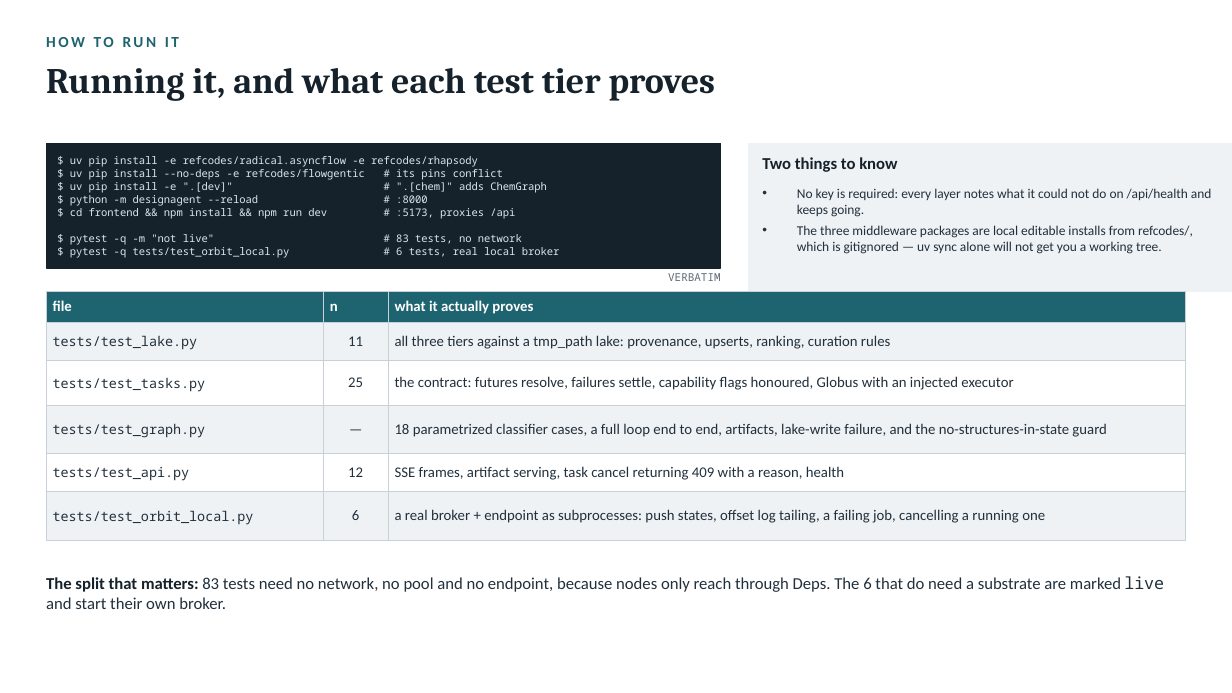
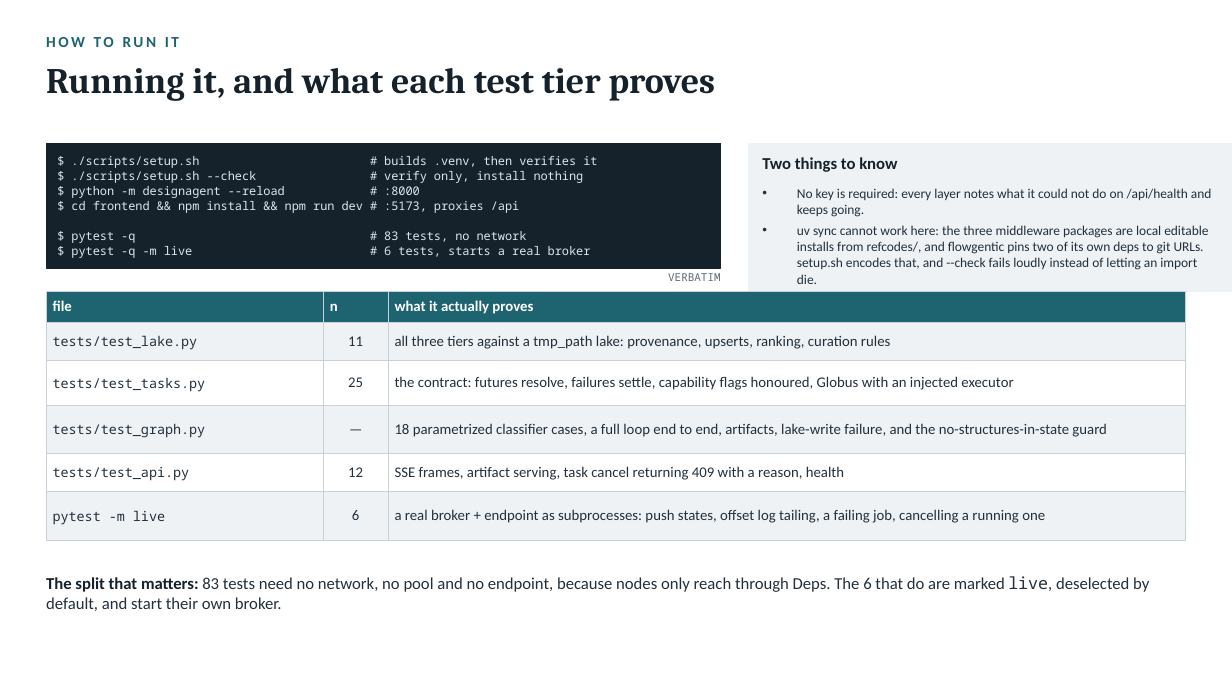
Before and after one commit to drawadiagram/rePEAT, a slide deck: slide 16 of slides/designagent-codewalk.pptx. Drawn at 1232x693 pixels with LibreOffice and Linux fonts; fonts in the diff are those of the drawing. Boxes give left, top, right and bottom in pixels: in the first picture for what was removed or moved away, otherwise in the second. Text is boxed around its words. In the diff, an @@ line names an element or a change of style, - is before the commit and + after.

```diff
--- a/slides/designagent-codewalk.pptx
+++ b/slides/designagent-codewalk.pptx
@@ text at bbox=[71, 156, 597, 183]: text changed; size 8.1 to 9.3 pt @@
-$ uv pip install -e refcodes/radical.asyncflow -e refcodes/rhapsody
-$ uv pip install --no-deps -e refcodes/flowgentic # its pins conflict
-$ uv pip install -e ".[dev]" # ".[chem]" adds ChemGraph
+$ ./scripts/setup.sh # builds .venv, then verifies it
+$ ./scripts/setup.sh --check # verify only, install nothing
@@ text at bbox=[71, 186, 519, 213]: size 8.1 to 9.3 pt in "$ python -m designagent --reload # :8000", "$ cd frontend && npm install && ..."; line spacing 10.2pt to 11.6pt @@
@@ text at bbox=[71, 231, 591, 257]: text changed; size 8.1 to 9.3 pt @@
-$ pytest -q -m "not live" # 83 tests, no network
-$ pytest -q tests/test_orbit_local.py # 6 tests, real local broker
+$ pytest -q # 83 tests, no network
+$ pytest -q -m live # 6 tests, starts a real broker
@@ text at bbox=[797, 225, 1208, 284]: text changed @@
-• The three middleware packages are local editable installs from refcodes/, which is gitignored — uv sync alone will not get you a working tree.
+• uv sync cannot work here: the three middleware packages are local editable installs from refcodes/, and flowgentic pins two of its own deps to git URLs. setup.sh encodes that, and --check fails loudly instead of letting an import die.
@@ table at bbox=[46, 291, 1186, 529] @@
-row 6, column 1: tests/test_orbit_local.py
+row 6, column 1: pytest -m live
@@ text at bbox=[46, 576, 1149, 611]: text changed @@
-The split that matters: 83 tests need no network, no pool and no endpoint, because nodes only reach through Deps. The 6 that do need a substrate are marked live and start their own broker.
+The split that matters: 83 tests need no network, no pool and no endpoint, because nodes only reach through Deps. The 6 that do are marked live, deselected by default, and start their own broker.
```
Also in this commit, not shown: 2 other slides changed, 10 other files.
